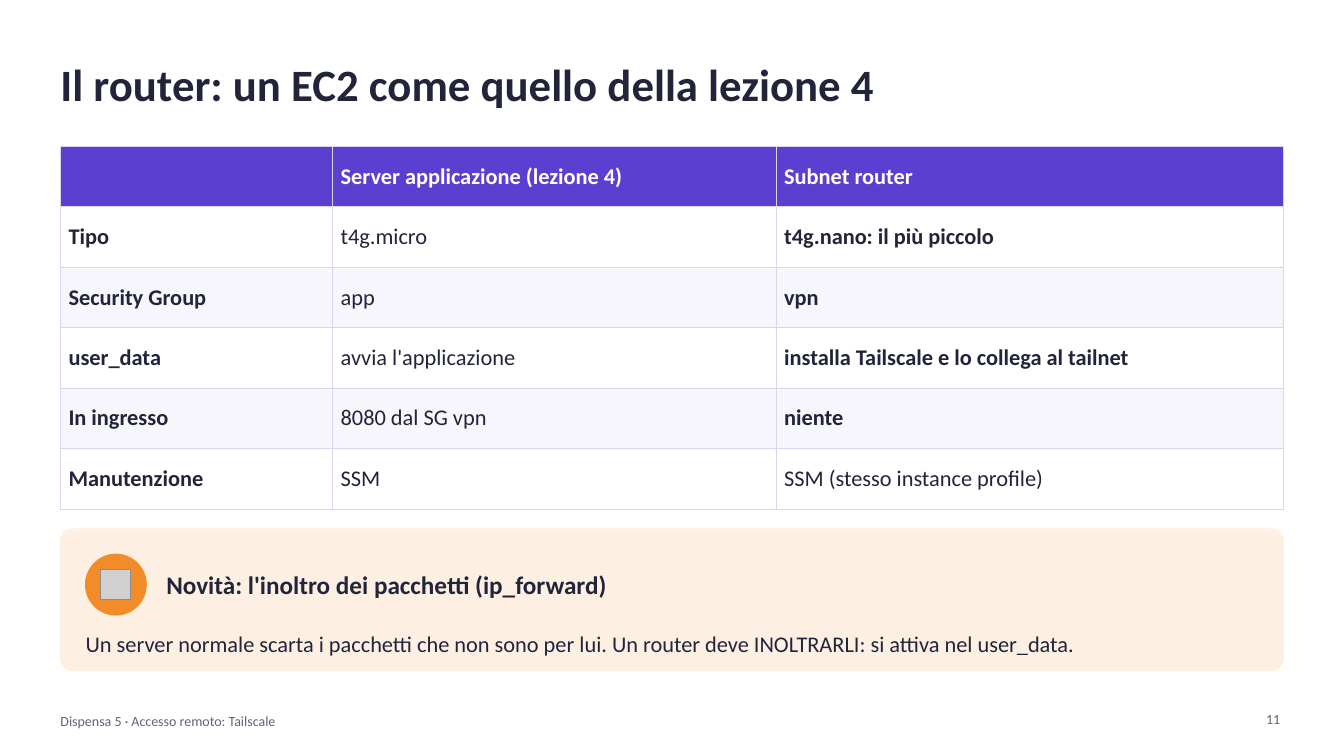
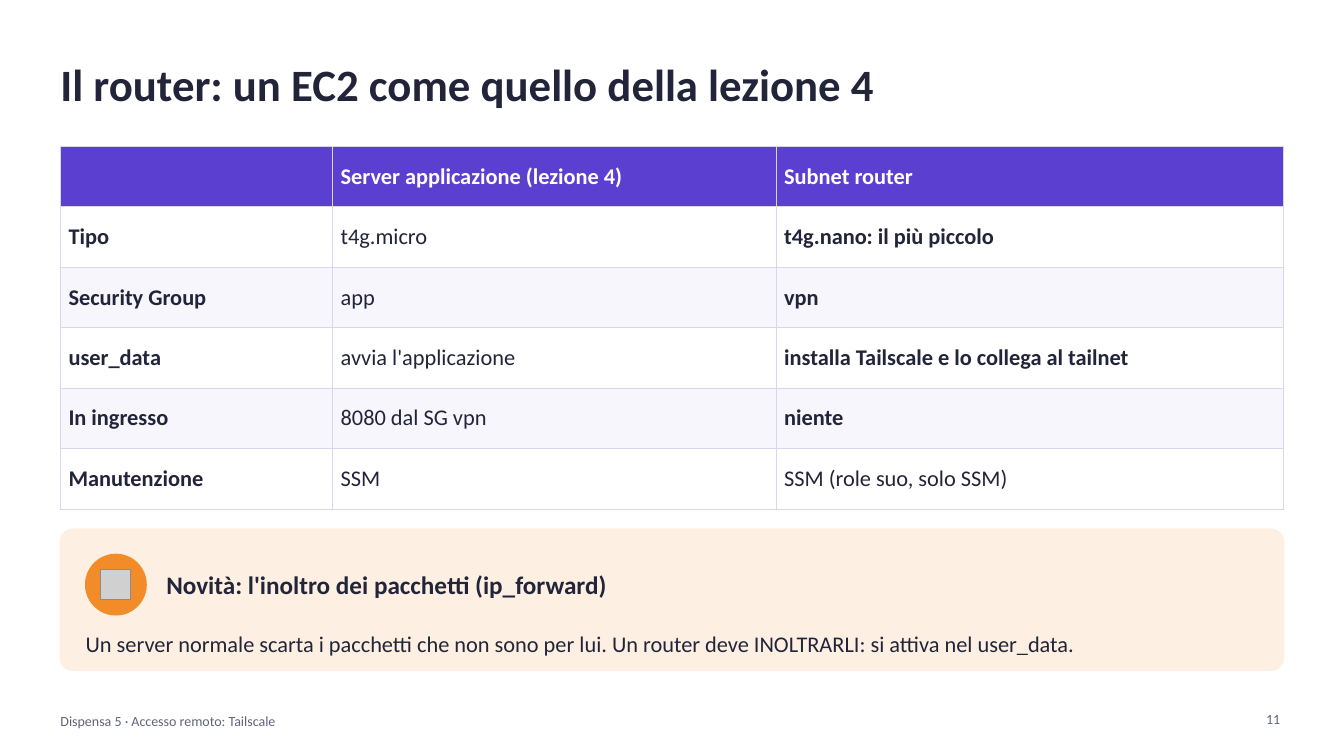
Before and after one commit to cereZ23/aws, a slide deck: slide 11 of slide/slide-5-tailscale.pptx. Drawn at 1344x756 pixels with LibreOffice and Linux fonts; fonts in the diff are those of the drawing; grey boxes stand for pictures. Boxes give left, top, right and bottom in pixels: in the first picture for what was removed or moved away, otherwise in the second. Text is boxed around its words. In the diff, an @@ line names an element or a change of style, - is before the commit and + after.

Commit message:
Lezione 8: deploy end-to-end (dispensa e slide); router Tailscale con role proprio; nota sulla chiave del router

```diff
--- a/slide/slide-5-tailscale.pptx
+++ b/slide/slide-5-tailscale.pptx
@@ table at [60,146,1284,493] @@
-row 6, column 3: SSM (stesso instance profile)
+row 6, column 3: SSM (role suo, solo SSM)
```
Also in this commit, not shown: 1 other slide changed, 5 other files.
